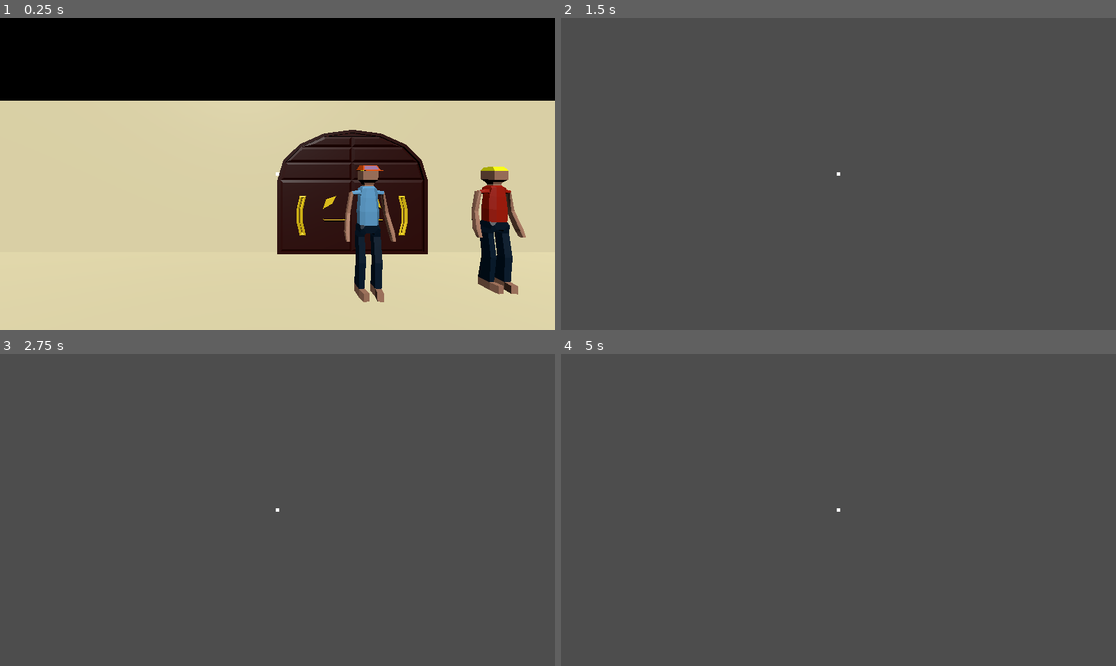
Above: before the commit, frames 1-4 (two rows, left to right).
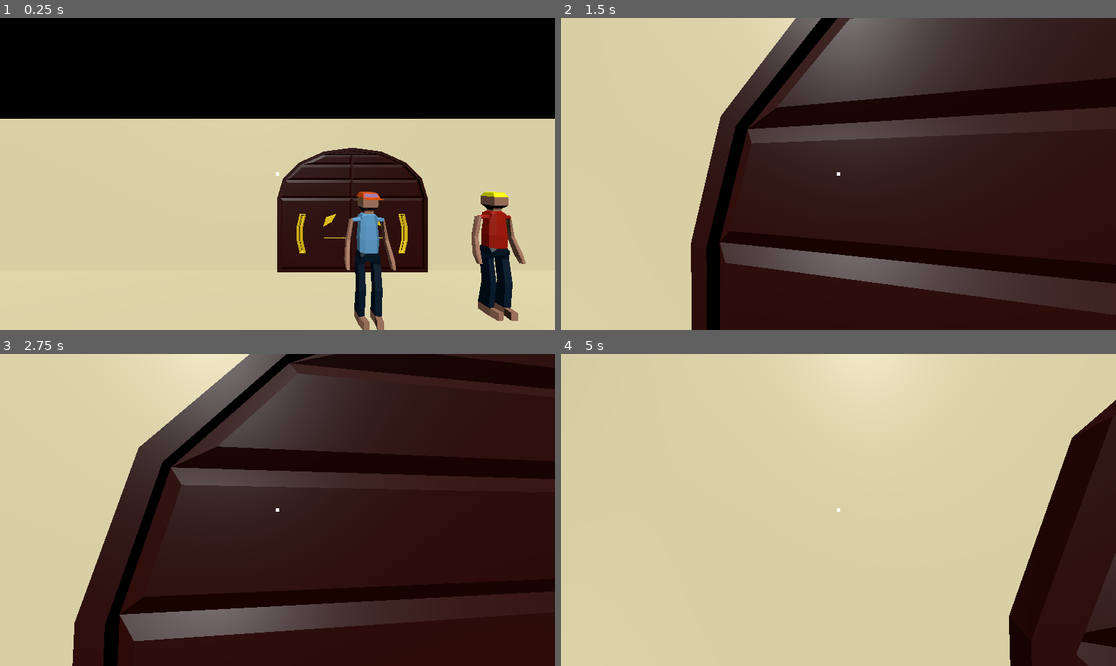
Above: after the commit, the same moments.

Repository: Cax36940/EGJ24
Game: Godot game, scene res://models/modelsTestScene.tscn
Same seed, same stepped clock (60 frames per second), same inputs: the game is played once before the commit and once after it. This scene is started directly instead of the project's main scene.
Inputs (mouse positions are in pixels of both pictures, inside the frame that each line leads up to):
- Up to frame 1 (0.25 s): no input
- Up to frame 2 (1.5 s): move the mouse to (866, 174) at 0.52 s; hold W (up) from 0.53 s (still down); tap E (interact) at 0.6, 1.35 s; move the mouse to (810, 174) at 1.27 s
- Up to frame 3 (2.75 s): keep holding W (up); move the mouse to (288, 503) at 2.02 s; tap E (interact) at 2.1 s
- Up to frame 4 (5 s): keep holding W (up); move the mouse to (832, 516) at 2.77 s; tap E (interact) at 2.85, 3.6, 4.35 s; move the mouse to (877, 513) at 3.52 s; move the mouse to (794, 506) at 4.27 s

The runs differ from the first frame. In frame 1, 15% of the frame differs, in the area x 0-100%, y 26-100%; in frame 2, 90%; in frame 3, 94%; in frame 4, 100%, in the area x 0-100%, y 0-100%.

Commit message:
Fixed collisions on manor grounds

Diff:
--- a/models/modelsTestScene.tscn
+++ b/models/modelsTestScene.tscn
@@ -33,4 +33,4 @@
 transform = Transform3D(1, 0, 0, 0, 1, 0, 0, 0, 1, -14, 0, 11)
 
 [node name="Character" parent="." instance=ExtResource("5_1fhly")]
-transform = Transform3D(1, 0, 0, 0, 1, 0, 0, 0, 1, 0, 0.191829, 2.65694)
+transform = Transform3D(1, 0, 0, 0, 1, 0, 0, 0, 1, 0, 0.550729, 2.65694)
Not shown, changed: models/manor.gltf.import
